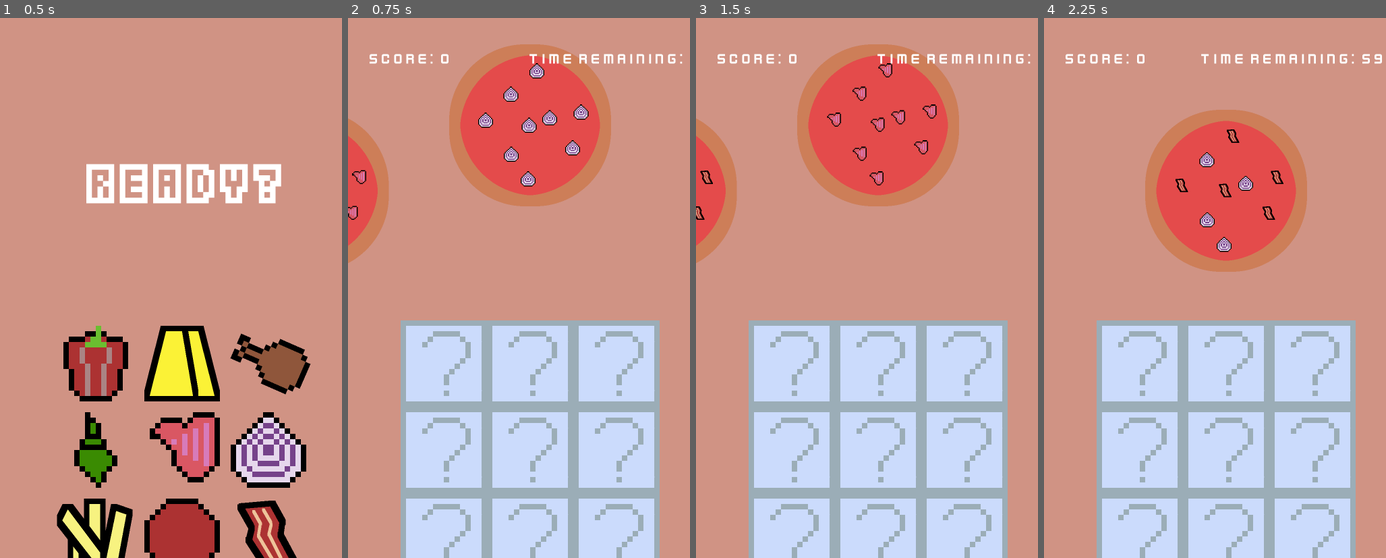
Above: before the commit, frames 1-4 (left to right).
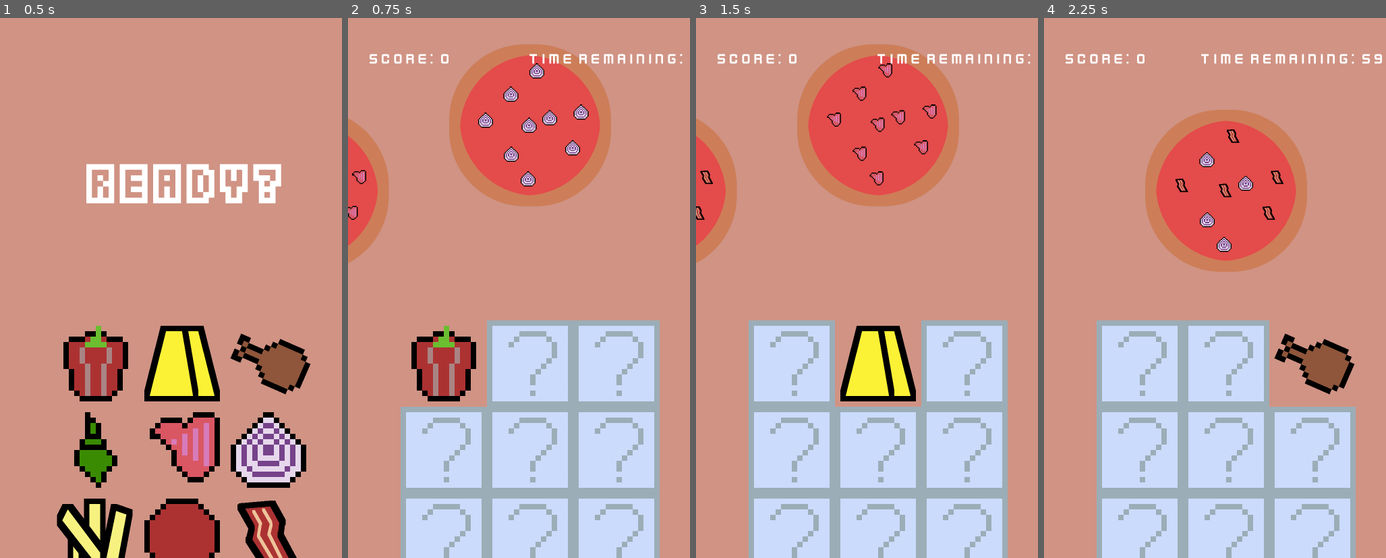
Above: after the commit, the same moments.

Repository: msanatan/EasyPizza
Game: Godot game, scene res://levels/main/game.tscn
The game is run twice, just before and just after one commit, with the same random seed, the same clock (stepped at 60 frames per second) and the same inputs.
Inputs (mouse positions are in pixels of both pictures, inside the frame that each line leads up to):
- Up to frame 1 (0.5 s): no input
- Up to frame 2 (0.75 s): tap Enter at 0.5 s; move the mouse to (443, 363) at 0.52 s; click (443, 363) at 0.6 s
- Up to frame 3 (1.5 s): move the mouse to (877, 363) at 1.27 s; click (877, 363) at 1.35 s
- Up to frame 4 (2.25 s): move the mouse to (1314, 363) at 2.02 s; click (1314, 363) at 2.1 s

Frame 1 is identical in both runs. In frame 2, 4.0% of the frame differs, in the area x 15-41%, y 56-72%; in frame 3, 4.0%; in frame 4, 4.0%.

Commit message:
Temporarily show the ingredient after clicking
This should make it slightly easier on the player

Diff:
--- a/ingredients/ingredient/ingredient.gd
+++ b/ingredients/ingredient/ingredient.gd
@@ -8,6 +8,7 @@
 @export var is_playing: bool = false
 
 @onready var cover_sprite: Sprite2D = $CoverSprite
+@onready var after_click_timer: Timer = $AfterClickTimer
 
 # Called when the node enters the scene tree for the first time.
 func _ready():
@@ -19,6 +20,8 @@
 	if is_playing and Input.is_action_just_pressed("click"):
 		print("%s was touched" % ingredient_name)
 		emit_signal("ingredient_selected", ingredient_name)
+		after_click_timer.start()
+		cover_sprite.hide()
 
 
 ## Toggle whether the ingredients are visible or covered
@@ -29,3 +32,8 @@
 	else:
 		cover_sprite.hide()
 		is_playing = false
+
+
+func _on_after_click_timer_timeout():
+	cover_sprite.show()
+	after_click_timer.stop()
--- a/ingredients/ingredient/ingredient.tscn
+++ b/ingredients/ingredient/ingredient.tscn
@@ -19,4 +19,8 @@
 scale = Vector2(10, 10)
 shape = SubResource("RectangleShape2D_i06o4")
 
+[node name="AfterClickTimer" type="Timer" parent="."]
+wait_time = 0.5
+
 [connection signal="input_event" from="." to="." method="_on_input_event"]
+[connection signal="timeout" from="AfterClickTimer" to="." method="_on_after_click_timer_timeout"]
